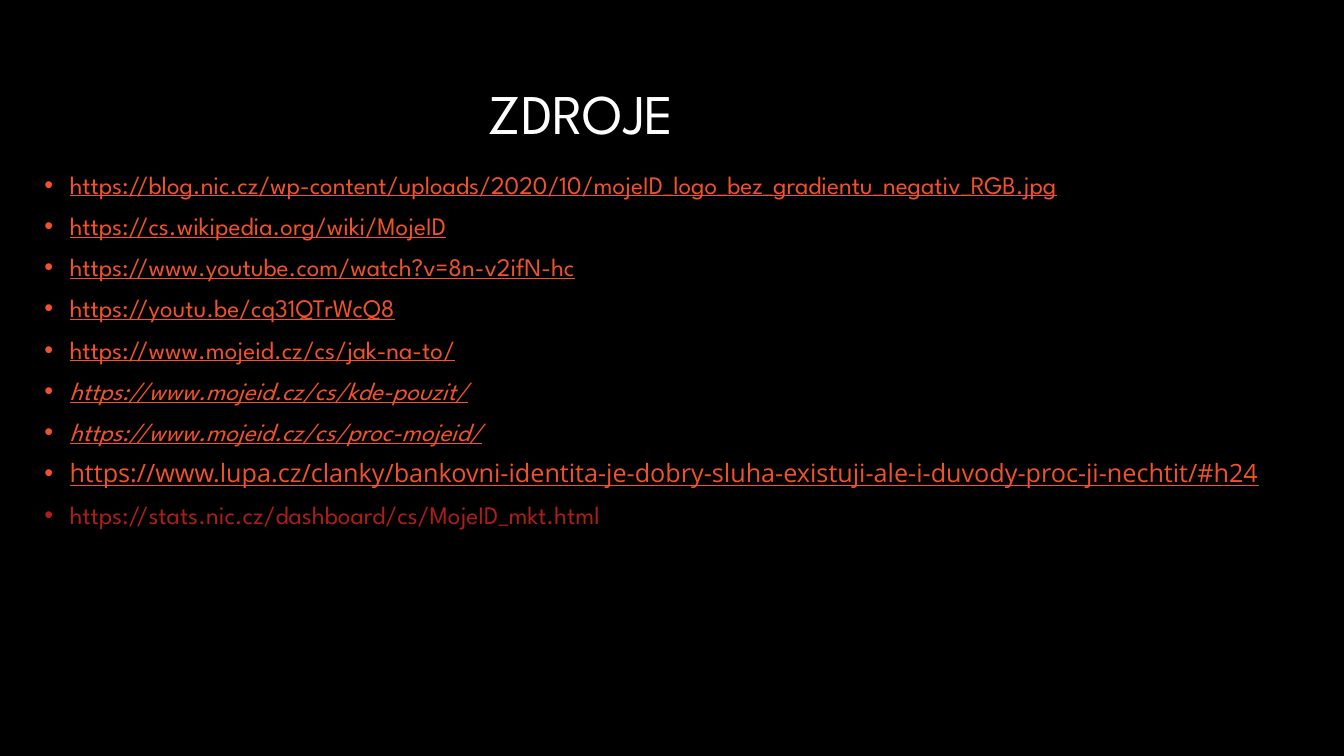
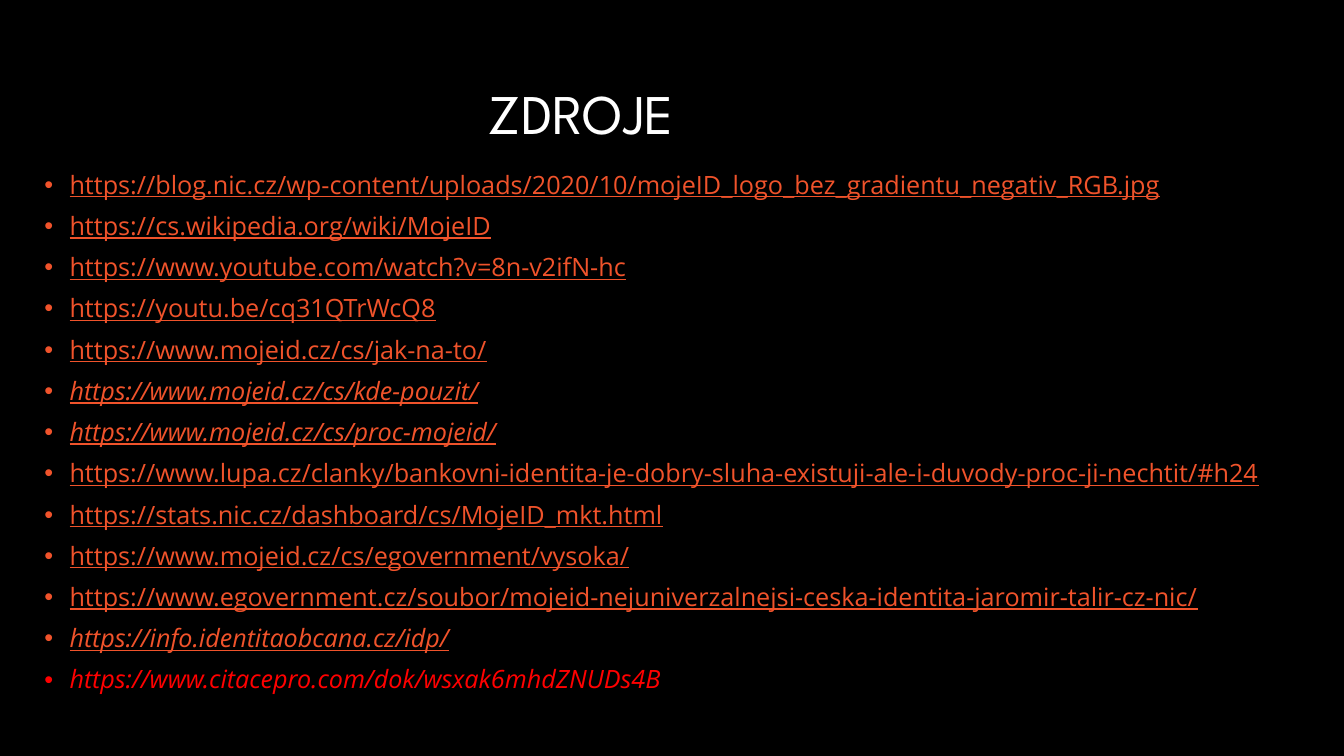
Before and after one commit to teenyRadekr/MojeID, a slide deck: slide 13 of Roller.pptx (slide 11 before the commit). Drawn at 1344x756 pixels with LibreOffice and Linux fonts; fonts in the diff are those of the drawing; background and template pictures are left out. Boxes give left, top, right and bottom in pixels: in the first picture for what was removed or moved away, otherwise in the second. Text is boxed around its words. In the diff, an @@ line names an element or a change of style, - is before the commit and + after.

```diff
--- a/Roller.pptx
+++ b/Roller.pptx
@@ text at <box>70,175,1160,530</box>: font League Spartan to Open Sans in "https://blog.nic.cz/wp-content/uploads/2020/10/mojeID_logo_b ...", "https://cs.wikipedia.org/wiki/MojeID", "https://www.youtube.com/watch?v=8n-v2ifN-hc", "https://youtu.be/cq31QTrWcQ8" and 4 more places; text colour #AC1E1A to #F0532B, underline on in "https://stats.nic.cz/dashboard/cs/MojeID_mkt.html" @@
@@ text at <box>70,546,1197,694</box>: paragraphs added @@
+• https://www.mojeid.cz/cs/egovernment/vysoka/
+• https://www.egovernment.cz/soubor/mojeid-nejuniverzalnejsi-ceska-identita-jaromir-talir-cz-nic/
+• https://info.identitaobcana.cz/idp/
+• https://www.citacepro.com/dok/wsxak6mhdZNUDs4B
```
Also in this commit, not shown: 1 other slide changed, 5 slides added, 2 slides removed.
